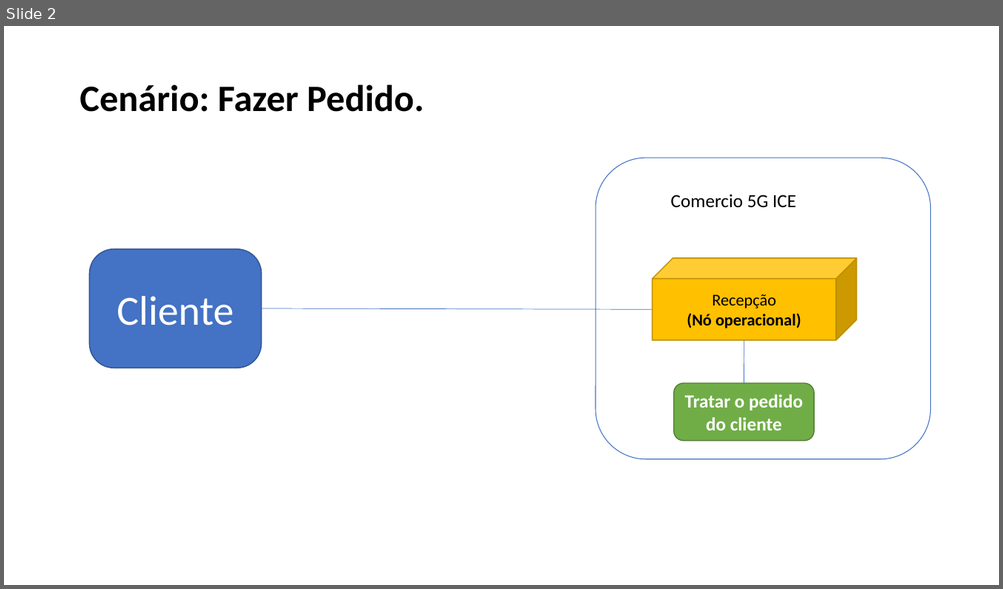
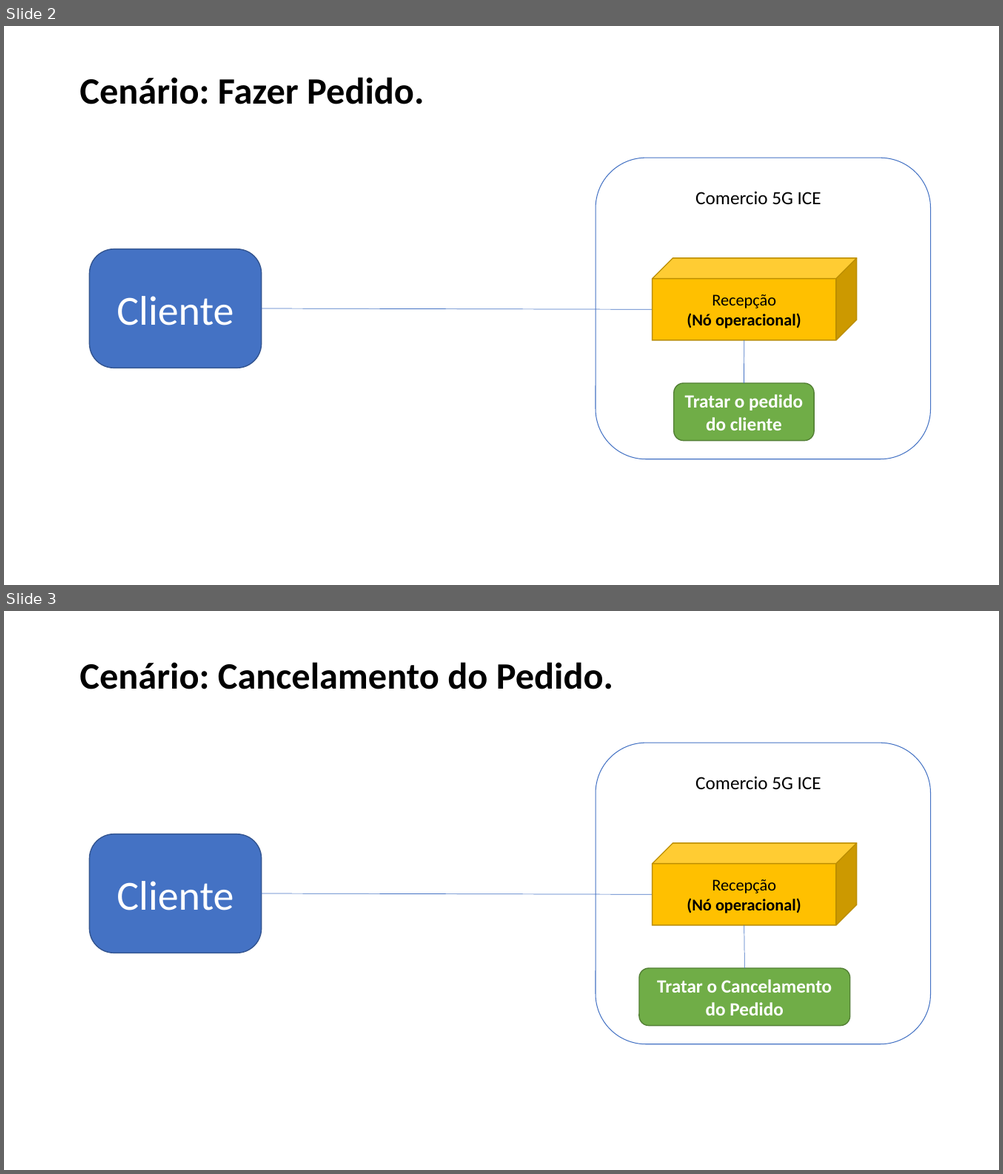
Before and after one commit to Lost-in-Logic/Comercio-5G-ICE, a slide deck: 15. Arquitetura de Negócio para cada Cenário.pptx. Shown one above the other, each under a label of ours: slide 2 before the commit, slides 2 and 3 after it. The pictures are 1003x589 and 1003x1174 pixels, drawn with LibreOffice and Linux fonts; fonts in the diff are those of the drawing. Boxes give left, top, right and bottom in pixels: in the first picture for what was removed or moved away, otherwise in the second. Text is boxed around its words. In the diff, an @@ line names an element or a change of style, - is before the commit and + after.

```diff
--- a/15. Arquitetura de Negócio para cada Cenário.pptx
+++ b/15. Arquitetura de Negócio para cada Cenário.pptx
@@ slide 3 added at (4, 611, 999, 1170), background #FFFFFF @@
@@ text added at (79, 662, 613, 689), 36 pt, text #000000, bold @@
+Cenário: Cancelamento do Pedido.
@@ rounded rectangle added at (596, 743, 930, 1045), outline #4472C4 0.75 pt @@
@@ text added at (695, 776, 821, 789), 18 pt, text #000000 @@
+Comercio 5G ICE
@@ rounded rectangle added at (89, 834, 261, 953), fill #4472C4, outline #325491 1 pt, 40 pt, text #FFFFFF @@
+Cliente
@@ cube added at (652, 843, 856, 925), fill #FFC000, outline #BD8E00 1 pt, 16 pt, text #000000, bold @@
+Recepção
+(Nó operacional)
@@ line added from (262, 894) to (652, 894), #4472C4 0.5 pt @@
@@ line added from (744, 925) to (744, 968), #4472C4 0.5 pt @@
@@ rounded rectangle added at (639, 968, 850, 1026), fill #70AD47, outline #538035 1 pt, 18 pt, text #FFFFFF, bold @@
+Tratar o Cancelamento do Pedido
@@ slide 2 changed as well @@
@@ text "Cenário: Fazer Pedido.": place and size @@
-text "Cenário: Fazer Pedido." at (79, 84, 424, 112)
+text "Cenário: Fazer Pedido." at (79, 77, 424, 104)
@@ text "Comercio 5G ICE": place and size @@
-text "Comercio 5G ICE" at (671, 194, 796, 207)
+text "Comercio 5G ICE" at (695, 191, 821, 204)
```
Also in this commit, not shown: 3 other slides changed, 1 other file.
